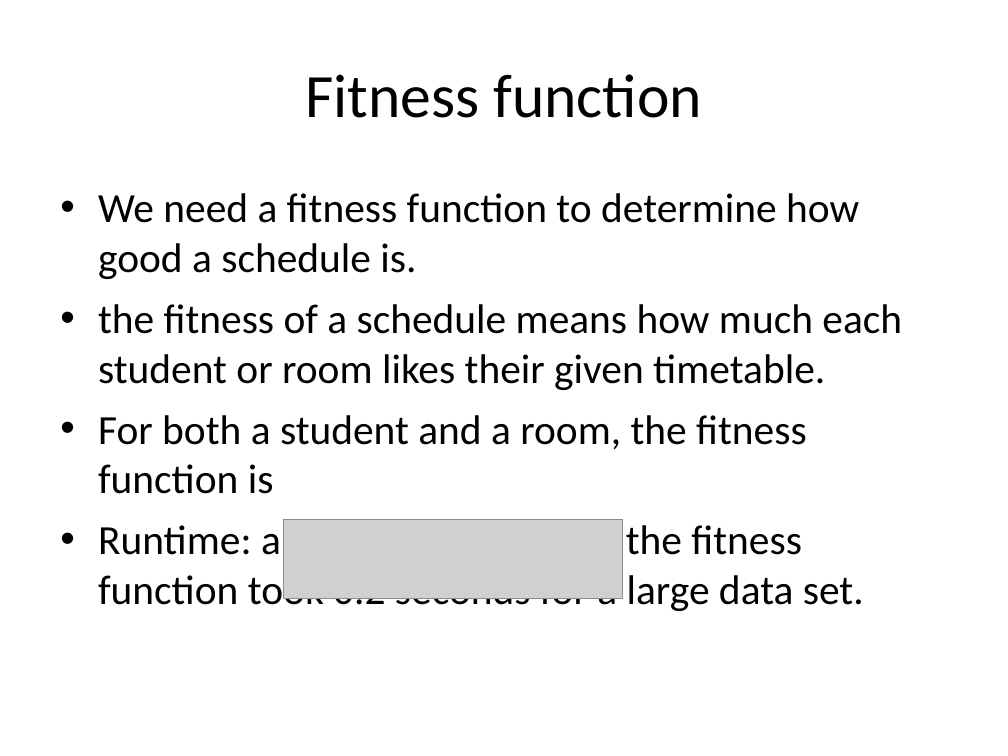
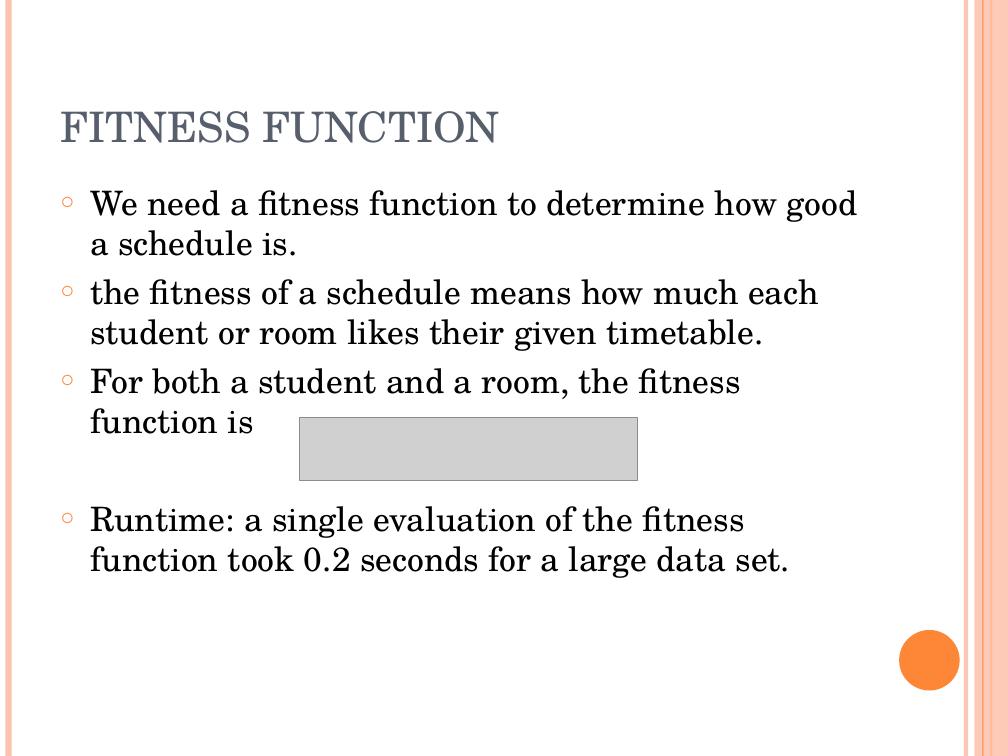
Before and after one commit to putrakoreng/csc384-genetic-algorithms-project, a slide deck: slide 2 of GA_TestBench/Data Files/presentation.ppt. Drawn at 1008x756 pixels with LibreOffice and Linux fonts; fonts in the diff are those of the drawing; grey boxes stand for pictures. Boxes give left, top, right and bottom in pixels: in the first picture for what was removed or moved away, otherwise in the second. Text is boxed around its words. In the diff, an @@ line names an element or a change of style, - is before the commit and + after.

```diff
--- a/GA_TestBench/Data Files/presentation.ppt
+++ b/GA_TestBench/Data Files/presentation.ppt
@@ line added from (8, 0) to (8, 756), #FEC3AE 4.51 pt @@
@@ line added from (966, 0) to (966, 756), #FEC3AE 3 pt @@
@@ rectangle added at [975,0,1008,756], fill #FEC3AE at 87% opacity @@
@@ line added from (983, 0) to (983, 756), #FE8637 0.74 pt @@
@@ line added from (991, 0) to (991, 756), #FE8637 1.5 pt @@
@@ title "FITNESS FUNCTION" at [60,111,500,143]: vertical alignment middle to bottom @@
@@ title at [60,111,500,143]: text changed; size 44 to 30 pt; font Calibri to TeX Gyre Schola; text colour #000000 to #575F6D @@
-Fitness function
+FITNESS FUNCTION
@@ text "We need a fitness function ..." at [90,190,858,578]: size 29.6 to 24 pt, font Calibri to TeX Gyre Schola; bullet • to ○; less space between paragraphs; bullet colour #000000 to #FE8637 @@
@@ picture: place and size @@
-picture at [283,520,622,599]
+picture at [299,417,638,481]
@@ ellipse added at [899,630,960,690], fill #FE8637 @@
```
Also in this commit, not shown: 11 other slides changed.
